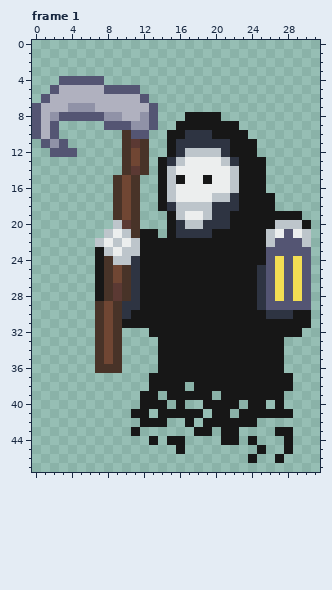
Pixel-art file -- Assets/Sprites/AsepriteSaves/Death.aseprite. The first picture shows the starting point.
32x48 pixels, 1 frame. Shown: frame 1. The commit also changed other frames, which this record leaves out.
New version:
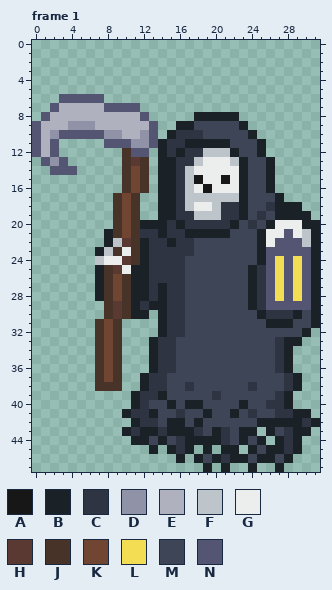
Palette (. is transparent): A #171717  B #1a2228  C #2e3442  D #9092a7  E #b0b1bf  F #bdc5cb  G #eceeee  H #5b3933  J #483328  K #704633  L #f3de53  M #3d4557  N #545573
The edit:
Changed rows in their new state; - is an unchanged pixel.
Frame 1, layers "Syth", "Bod", "hed":
first column x 0:
 4 ---.....------------------------
 5 --..........--------------------
 6 -..NNNNN.....-------------------
 7 ..N-EEE-NNNN..------------------
 8 .NEEEEEEEE--N.---.BBBBB---------
 9 --EEDDDEEEEEE---BBMMMMMB--------
10 --DNNNNNDDEEDN-BC--MMMMMB-------
11 NEN.----NNNDDNBC-BBBBBMMMB------
12 NE-..------NN-BCBCC--FBMMB------
13 -NDN-------H--BBCCF--GFBMMB-----
14 --NNN------K--BBCF----GBMMB-----
15 ---------.JKJ-BBCFAG-AGBMMB-----
16 ---------.JKJ-BBCF-A--GBMMB-----
17 --------------BBCFFF--FBMMMB----
18 --------------BBC-GGF--BMMCBBB--
19 --------------BBCCF-F-CBMCMBBBB-
20 ---------JK-BBBCBCC---BMCMBGGGBB
21 --------BJK-CCBC-BBBBBMMMBG----B
22 -------.B-HJBCCBCCMMMMMMMBG----B
23 -------B-JGJBCCCCCMMMMMMMB-----B
24 -------FGGHJBCCCCMMMMMMMMB-----B
25 -------B-HGBBCCCCMMMMMMMB------B
26 -------B---BBCCCCMMMMMMMB------B
27 -------B-K-BBCBCCMMMMMMMB------B
28 -------B-K-BBCBCCMMMMMMMB------B
29 -------.JHJBCBBCCMMMMMMMB------B
30 -------.JHJBB.BCCMMMMMMMMB---BMB
31 ----------....BCCMMMMMMMMMBBBMMB
32 -------------.BCCMMMMMMMMMMMMMB-
33 -------------BCCMMMMMMMMMMMCBB--
34 -------------BCCMMMMMMMMMMMCB---
35 -------------BCCMMMMMMMMMMMCB---
36 --------K----BCCMMMMMMMMMMMCB---
37 -------JKJ--BCCMMMMMMMMMMMMMCB--
38 -------JJJ--BCCMMCMMMMMMCMMMCB--
39 -----------BCCBMMMMMCMMMMMMCB---
40 -----------BCMMBMBBMMMMBMMCCB---
41 ----------BCCBMMCMMBMMBMCMMCCBB-
42 -----------BCCMBBMBMMMMMMBBBBBCB
43 ----------BCBBCBBBCMBCMBB-BMCBB-
44 -----------BBMBMCBBBBCMBMB-BCB--
45 -------------B-BCB-B-BB-BMBBCB--
46 ----------------B-BMBCBBMBBMB---
47 -------------------B-B--B--B----
